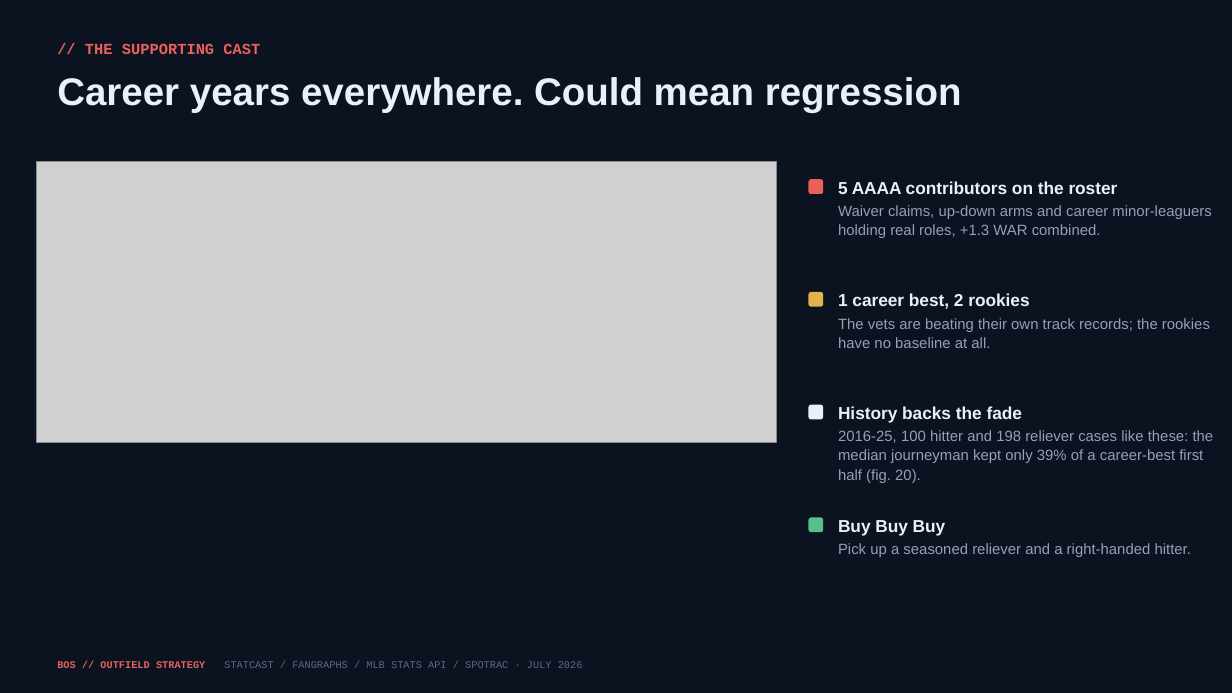
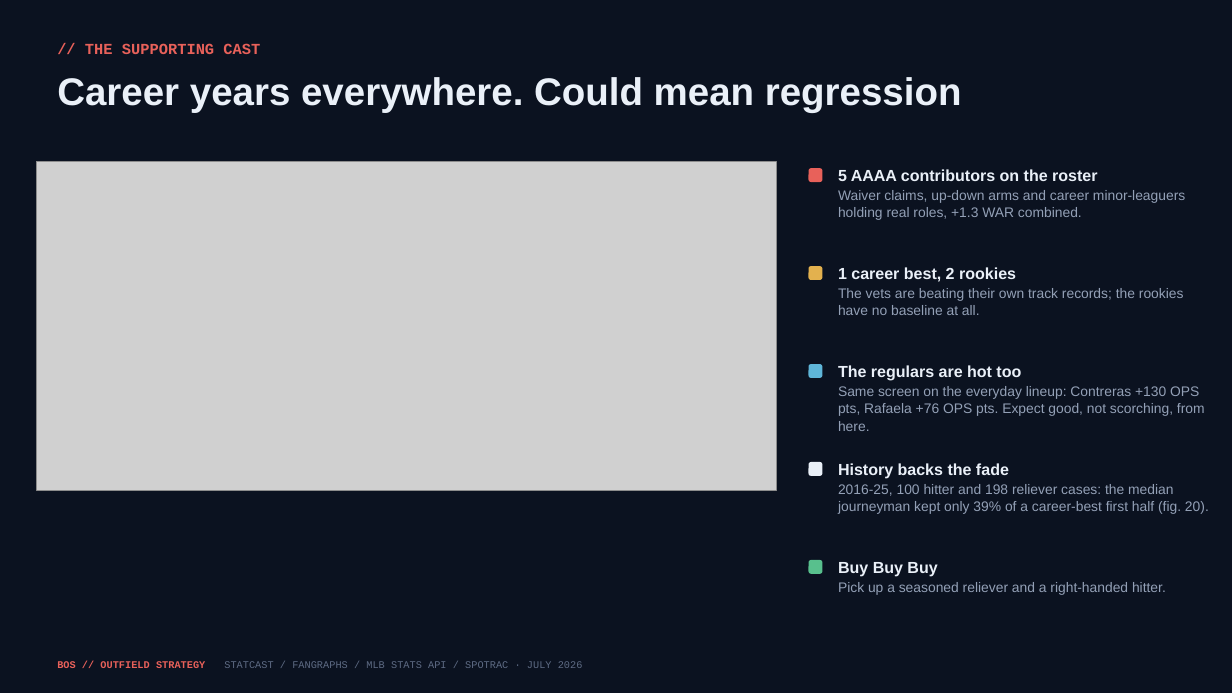
Before and after one commit to justinloo12/jarren-duran-outlier-analysis, a slide deck: slide 11 of outputs/Red_Sox_Trade_Deadline.pptx. Drawn at 1232x693 pixels with LibreOffice and Linux fonts; fonts in the diff are those of the drawing; grey boxes stand for pictures. Boxes give left, top, right and bottom in pixels: in the first picture for what was removed or moved away, otherwise in the second. Text is boxed around its words. In the diff, an @@ line names an element or a change of style, - is before the commit and + after.

```diff
--- a/outputs/Red_Sox_Trade_Deadline.pptx
+++ b/outputs/Red_Sox_Trade_Deadline.pptx
@@ picture resized from (x1=37, y1=162, x2=776, y2=443) to (x1=37, y1=162, x2=776, y2=491) @@
@@ rounded rectangle moved from (x1=809, y1=179, x2=823, y2=194) to (x1=809, y1=168, x2=823, y2=182) @@
@@ text "5 AAAA contributors on the ..." moved from (x1=838, y1=181, x2=1211, y2=238) to (x1=838, y1=169, x2=1185, y2=220) @@
@@ text "5 AAAA contributors on the ..." at (x1=838, y1=169, x2=1185, y2=220): size 13.5 to 12.5 pt in "5 AAAA contributors on the roster"; size 11.6 to 10.8 pt in "Waiver claims, up-down arms and career minor-leaguers ..."; line spacing 1.07 to 1.05; less space between paragraphs @@
@@ rounded rectangle moved from (x1=809, y1=292, x2=823, y2=307) to (x1=809, y1=266, x2=823, y2=280) @@
@@ text "1 career best, 2 rookies" moved from (x1=838, y1=293, x2=1210, y2=348) to (x1=838, y1=267, x2=1184, y2=315) @@
@@ text "1 career best, 2 rookies" at (x1=838, y1=267, x2=1184, y2=315): size 13.5 to 12.5 pt in "1 career best, 2 rookies"; size 11.6 to 10.8 pt in "The vets are beating their own track ..."; line spacing 1.07 to 1.05; less space between paragraphs @@
@@ rounded rectangle added at (x1=809, y1=364, x2=823, y2=378), fill #5FB6D9 @@
@@ text added at (x1=838, y1=365, x2=1205, y2=431), 10.8 pt, text #93A0B6 @@
+The regulars are hot too
+Same screen on the everyday lineup: Contreras +130 OPS pts, Rafaela +76 OPS pts. Expect good, not scorching, from here.
@@ rounded rectangle moved from (x1=809, y1=405, x2=823, y2=420) to (x1=809, y1=462, x2=823, y2=476) @@
@@ text at (x1=838, y1=463, x2=1009, y2=479): size 13.5 to 12.5 pt in "History backs the fade"; line spacing 1.07 to 1.05; less space between paragraphs @@
@@ text "History backs the fade" moved from (x1=838, y1=406, x2=1214, y2=483) to (x1=838, y1=463, x2=1209, y2=514) @@
@@ text at (x1=838, y1=484, x2=1209, y2=514): text changed; size 11.6 to 10.8 pt @@
-2016-25, 100 hitter and 198 reliever cases like these: the median journeyman kept only 39% of a career-best first half (fig. 20).
+2016-25, 100 hitter and 198 reliever cases: the median journeyman kept only 39% of a career-best first half (fig. 20).
@@ rounded rectangle moved from (x1=809, y1=518, x2=823, y2=532) to (x1=809, y1=560, x2=823, y2=574) @@
@@ text "Buy Buy Buy" moved from (x1=838, y1=520, x2=1191, y2=557) to (x1=838, y1=562, x2=1166, y2=595) @@
@@ text "Buy Buy Buy" at (x1=838, y1=562, x2=1166, y2=595): size 13.5 to 12.5 pt in "Buy Buy Buy"; size 11.6 to 10.8 pt in "Pick up a seasoned reliever and a ..."; line spacing 1.07 to 1.05; less space between paragraphs @@
```
Also in this commit, not shown: 8 other files.
